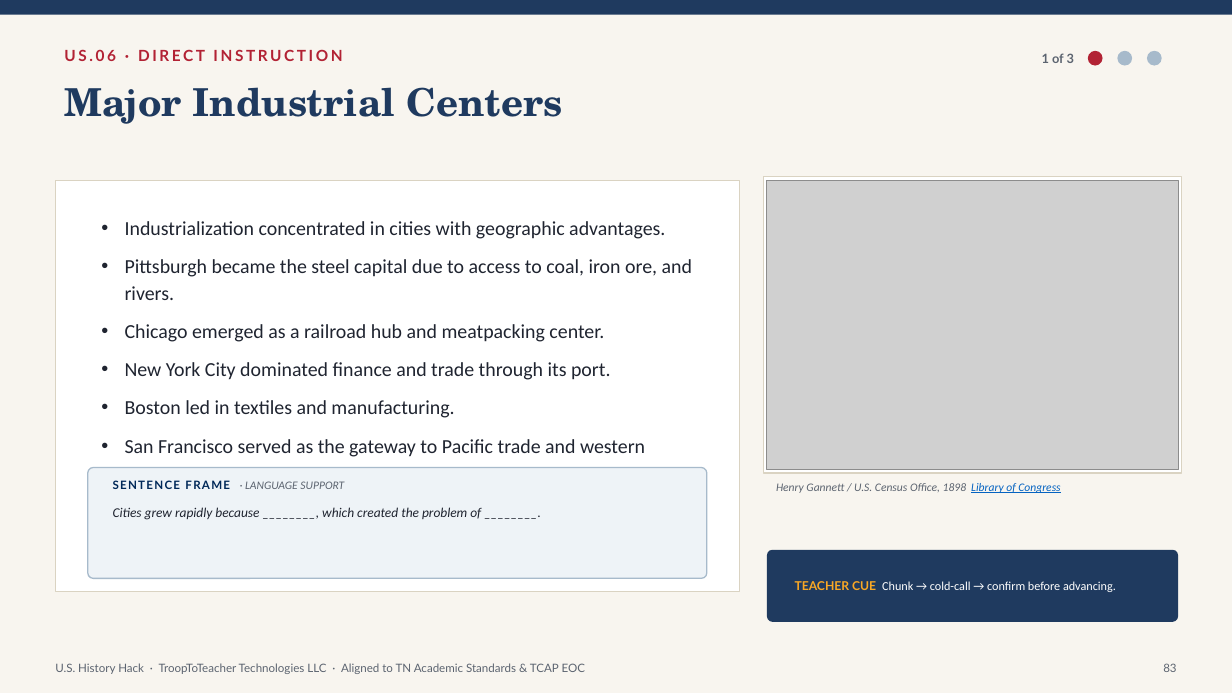
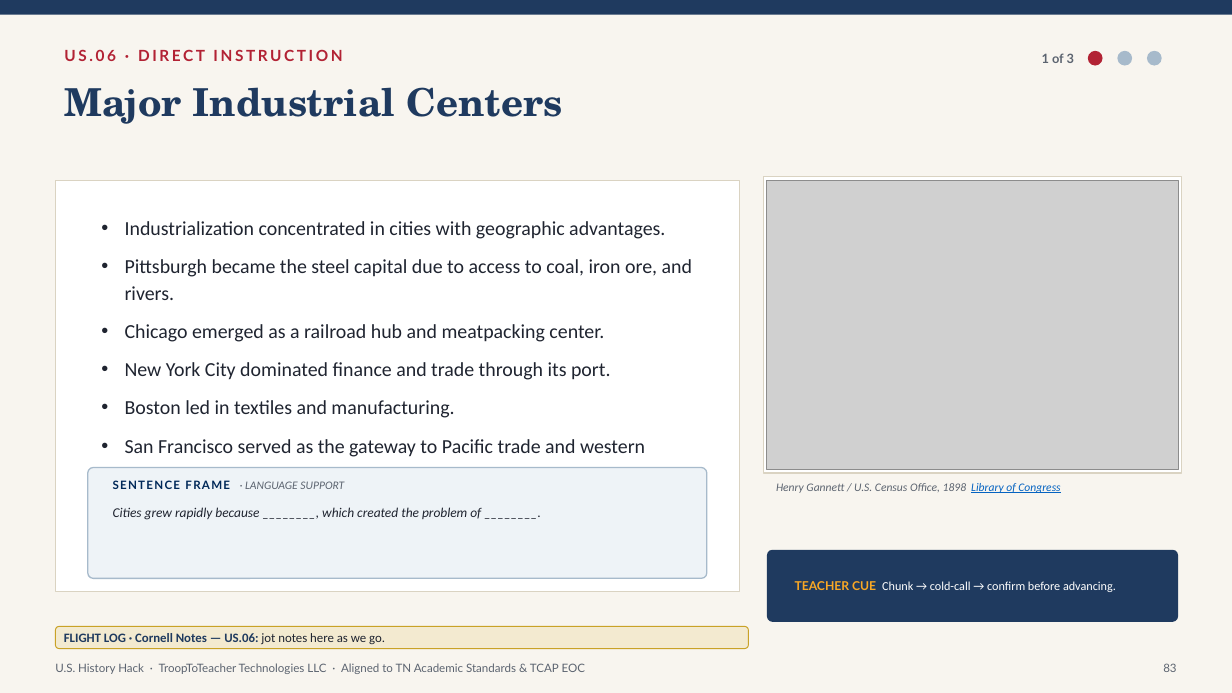
Before and after one commit to Trooptoteacher/trooptoteacher-history, a slide deck: slide 83 of HistoryHack_Platinum/deliverables_unit1/Unit1_Teacher_Deck_America250.pptx. Drawn at 1232x693 pixels with LibreOffice and Linux fonts; fonts in the diff are those of the drawing; grey boxes stand for pictures. Boxes give left, top, right and bottom in pixels: in the first picture for what was removed or moved away, otherwise in the second. Text is boxed around its words. In the diff, an @@ line names an element or a change of style, - is before the commit and + after.

```diff
--- a/HistoryHack_Platinum/deliverables_unit1/Unit1_Teacher_Deck_America250.pptx
+++ b/HistoryHack_Platinum/deliverables_unit1/Unit1_Teacher_Deck_America250.pptx
@@ rounded rectangle added at bbox=[55, 627, 749, 649], fill #F3EAD0, outline #C9A227 0.75 pt, 10 pt, text #1F3A5F, bold @@
+FLIGHT LOG · Cornell Notes — US.06: jot notes here as we go.
```
Also in this commit, not shown: 13 other slides changed, 1 other file.
